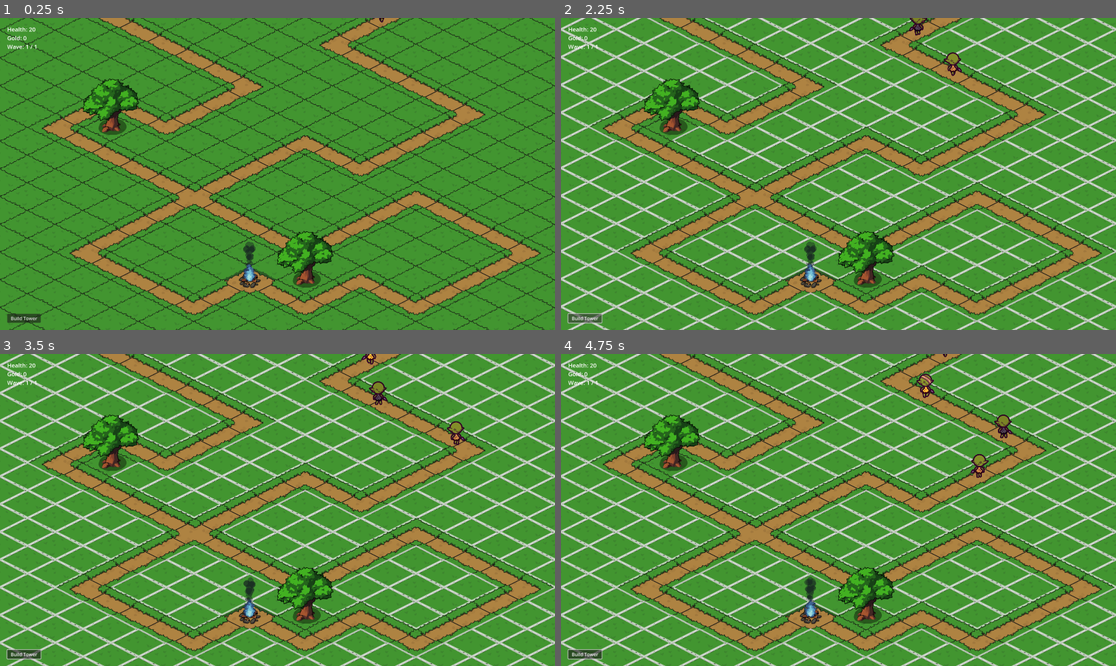
Above: before the commit, frames 1-4 (two rows, left to right).
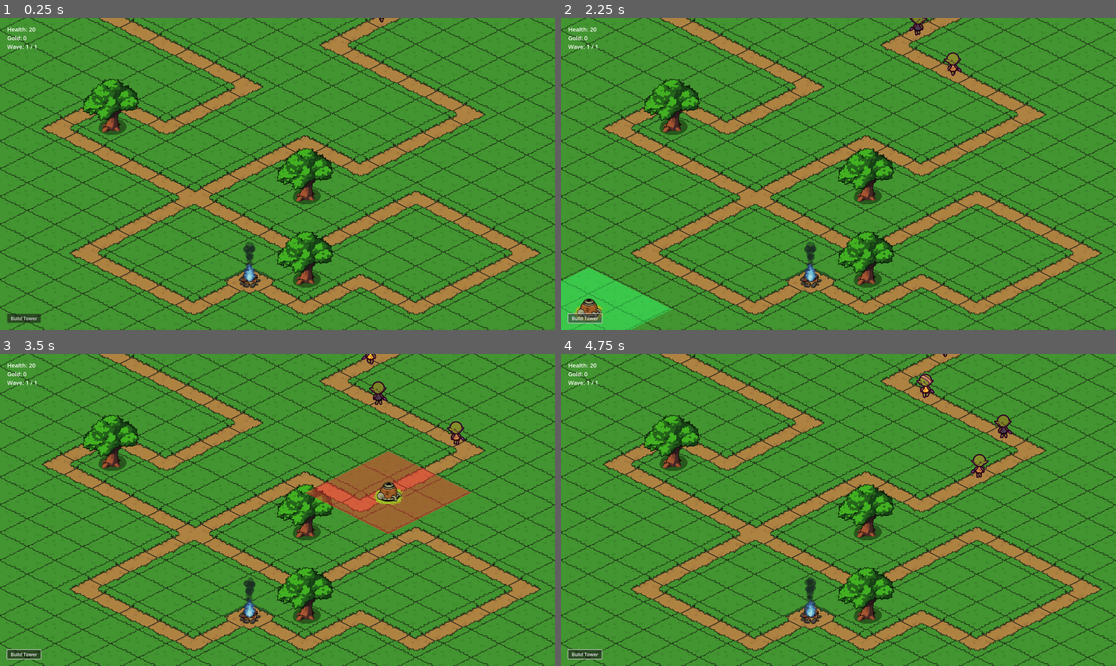
Above: after the commit, the same moments.

Repository: UnscriptedGames/td-prototype
Game: Godot game, scene res://Levels/Level 1/level_1.tscn
The game is run twice, just before and just after one commit, with the same random seed, the same clock (stepped at 60 frames per second) and the same inputs.
Inputs (mouse positions are in pixels of both pictures, inside the frame that each line leads up to):
- Up to frame 1 (0.25 s): no input
- Up to frame 2 (2.25 s): click "Build Tower" at 0.5 s; click "Build Tower" at 1.25 s; click "Build Tower" at 2 s
- Up to frame 3 (3.5 s): move the mouse to (399, 494) at 2.77 s; click (399, 494) at 2.92 s
- Up to frame 4 (4.75 s): move the mouse to (727, 525) at 3.52 s; click (727, 525) at 3.67 s; move the mouse to (894, 441) at 4.27 s; click (894, 441) at 4.42 s

The runs differ from the first frame. In frame 1, 1.0% of the frame differs, in the area x 49-61%, y 41-60%; in frame 2, 19%; in frame 3, 20%, in the area x 0-100%, y 0-100%; in frame 4, 17%.

Commit message:
Ghost Tower Creation and Placement Logic

Diff:
--- a/Entities/Enemies/Goblin/goblin_enemy.tscn
+++ b/Entities/Enemies/Goblin/goblin_enemy.tscn
@@ -1,6 +1,6 @@
 [gd_scene load_steps=4 format=3 uid="uid://dawi37fxxor7q"]
 
-[ext_resource type="PackedScene" uid="uid://br1v6v0da2v1n" path="res://Entities/Enemies/Template Enemy/template_enemy.tscn" id="1_ptqmb"]
+[ext_resource type="PackedScene" uid="uid://br1v6v0da2v1n" path="res://Entities/Enemies/TemplateEnemy/template_enemy.tscn" id="1_ptqmb"]
 [ext_resource type="Resource" uid="uid://drmee438quq6" path="res://Entities/Enemies/Goblin/goblin_enemy_data.tres" id="2_echq7"]
 [ext_resource type="SpriteFrames" uid="uid://dynno8esupq5" path="res://Entities/Enemies/Goblin/goblin_enemy_animations.tres" id="3_an7jk"]
 
--- a/Entities/Enemies/Goblin/goblin_enemy_data.tres
+++ b/Entities/Enemies/Goblin/goblin_enemy_data.tres
@@ -1,7 +1,7 @@
 [gd_resource type="Resource" script_class="EnemyData" load_steps=3 format=3 uid="uid://drmee438quq6"]
 
 [ext_resource type="SpriteFrames" uid="uid://dynno8esupq5" path="res://Entities/Enemies/Goblin/goblin_enemy_animations.tres" id="1_x4n50"]
-[ext_resource type="Script" uid="uid://b5ta2srmrxkqa" path="res://Entities/Enemies/Template Enemy/template_enemy_data.gd" id="2_x4n50"]
+[ext_resource type="Script" uid="uid://b5ta2srmrxkqa" path="res://Entities/Enemies/TemplateEnemy/template_enemy_data.gd" id="2_x4n50"]
 
 [resource]
 script = ExtResource("2_x4n50")
--- a/Entities/Enemies/Template Enemy/template_enemy.tscn
+++ b/Entities/Enemies/TemplateEnemy/template_enemy.tscn
@@ -1,9 +1,9 @@
 [gd_scene load_steps=6 format=3 uid="uid://br1v6v0da2v1n"]
 
-[ext_resource type="Texture2D" uid="uid://cw6payn2hyg8m" path="res://Entities/Enemies/Template Enemy/Assets/bar_shadow_round_outline_small.png" id="1_ejg2d"]
-[ext_resource type="Script" uid="uid://cou6jej7wqrx2" path="res://Entities/Enemies/Template Enemy/template_enemy.gd" id="1_pa3af"]
-[ext_resource type="Texture2D" uid="uid://efm7vnhsuk84" path="res://Entities/Enemies/Template Enemy/Assets/bar_round_small.png" id="2_pa3af"]
-[ext_resource type="SpriteFrames" uid="uid://br8obf1poanq3" path="res://Entities/Enemies/Template Enemy/template_enemy_animations.tres" id="2_u23yv"]
+[ext_resource type="Texture2D" uid="uid://cw6payn2hyg8m" path="res://Entities/Enemies/TemplateEnemy/Assets/bar_shadow_round_outline_small.png" id="1_ejg2d"]
+[ext_resource type="Script" uid="uid://cou6jej7wqrx2" path="res://Entities/Enemies/TemplateEnemy/template_enemy.gd" id="1_pa3af"]
+[ext_resource type="Texture2D" uid="uid://efm7vnhsuk84" path="res://Entities/Enemies/TemplateEnemy/Assets/bar_round_small.png" id="2_pa3af"]
+[ext_resource type="SpriteFrames" uid="uid://br8obf1poanq3" path="res://Entities/Enemies/TemplateEnemy/template_enemy_animations.tres" id="2_u23yv"]
 
 [sub_resource type="CapsuleShape2D" id="CapsuleShape2D_u23yv"]
 radius = 31.0
--- /dev/null
+++ b/Entities/Towers/BombTower/bomb_tower.tscn
@@ -0,0 +1,5 @@
+[gd_scene load_steps=2 format=3 uid="uid://tm8k7ow23cuu"]
+
+[ext_resource type="PackedScene" uid="uid://dijji12gvss7h" path="res://Entities/Towers/TemplateTower/template_tower.tscn" id="1_l7y83"]
+
+[node name="BombTower" instance=ExtResource("1_l7y83")]
--- /dev/null
+++ b/Entities/Towers/BombTower/bomb_tower_data.tres
@@ -0,0 +1,14 @@
+[gd_resource type="Resource" script_class="TowerData" load_steps=3 format=3 uid="uid://dvgo1u4245bj4"]
+
+[ext_resource type="Script" uid="uid://c8knfpcb8mutu" path="res://Entities/Towers/TowerData/tower_data.gd" id="1_bohe1"]
+[ext_resource type="PackedScene" uid="uid://tm8k7ow23cuu" path="res://Entities/Towers/BombTower/bomb_tower.tscn" id="1_i3lkk"]
+
+[resource]
+script = ExtResource("1_bohe1")
+tower_name = "Tower"
+cost = 5
+tower_range = 1
+damage = 10
+fire_rate = 1.0
+placed_tower_scene = ExtResource("1_i3lkk")
+metadata/_custom_type_script = "uid://c8knfpcb8mutu"
--- /dev/null
+++ b/Entities/Towers/GhostTower/ghost_tower.gd
@@ -0,0 +1,99 @@
+extends Node2D
+
+## A visual representation of a tower being placed. Follows the mouse and shows placement validity.
+
+@export var valid_color := Color("33ff6677") # Translucent Green
+@export var invalid_color := Color("ff333377") # Translucent Red
+
+# These will be set by the BuildManager when the ghost is created.
+var data: TowerData
+var grass_layer: TileMapLayer
+var objects_layer: TileMapLayer
+
+## Node References
+@onready var sprite: Sprite2D = $Sprite
+@onready var range_shape: CollisionPolygon2D = $Range/RangeShape
+@onready var range_visual: Polygon2D = $Range/RangeVisual
+
+## Internal State
+var is_placement_valid: bool = false
+
+
+## Called by the BuildManager to set up the ghost tower.
+func initialize(tower_data: TowerData, p_grass_layer: TileMapLayer, p_objects_layer: TileMapLayer) -> void:
+	data = tower_data
+	grass_layer = p_grass_layer
+	objects_layer = p_objects_layer
+
+	# Configure the ghost tower based on the provided data
+	if not is_instance_valid(data):
+		push_error("GhostTower is missing its TowerData!")
+		queue_free() # Can't function without data, so remove itself
+		return
+
+	sprite.texture = data.ghost_texture
+	_generate_range_polygon()
+
+
+## Called every frame. Updates position and validity.
+func _process(_delta: float) -> void:
+	# If the tower hasn't been initialized yet, do nothing.
+	if not is_instance_valid(grass_layer):
+		return
+
+	# Get the tile coordinate under the mouse
+	var mouse_pos := get_global_mouse_position()
+	var map_coords := grass_layer.local_to_map(grass_layer.to_local(mouse_pos))
+
+	# Snap the ghost tower's position to the center of that tile
+	var snapped_local_pos := grass_layer.map_to_local(map_coords)
+	global_position = grass_layer.to_global(snapped_local_pos)
+
+	# Update the validity check based on the same tile coordinate
+	_update_placement_validity(map_coords)
+
+
+## Checks tile data to determine if the current location is a valid build spot.
+func _update_placement_validity(map_coords: Vector2i) -> void:
+	# If the layer references haven't been set yet, do nothing.
+	if not is_instance_valid(grass_layer) or not is_instance_valid(objects_layer):
+		is_placement_valid = false
+		return
+
+	# Condition 1: Check if the grass tile is marked as 'buildable'
+	var is_buildable := false
+	var tile_data: TileData = grass_layer.get_cell_tile_data(map_coords)
+	if tile_data:
+		is_buildable = tile_data.get_custom_data("buildable")
+
+	# Condition 2: Check if the corresponding tile on the objects layer is empty
+	var is_empty := objects_layer.get_cell_source_id(map_coords) == -1
+
+	# Update state and visuals based on the checks
+	if is_buildable and is_empty:
+		is_placement_valid = true
+		#sprite.modulate = valid_color
+		range_visual.color = valid_color
+	else:
+		is_placement_valid = false
+		#sprite.modulate = invalid_color
+		range_visual.color = invalid_color
+
+
+## Calculates and sets the points for the range polygon and its visual representation.
+func _generate_range_polygon() -> void:
+	var points: PackedVector2Array = []
+	var half_tile_size := Vector2(192, 96)
+
+	# This calculation is from your working repository code
+	var range_in_tiles: float = data.tower_range + 0.5
+
+	# Calculate the vertices of the diamond shape
+	points.append(Vector2(0, -half_tile_size.y * range_in_tiles))
+	points.append(Vector2(half_tile_size.x * range_in_tiles, 0))
+	points.append(Vector2(0, half_tile_size.y * range_in_tiles))
+	points.append(Vector2(-half_tile_size.x * range_in_tiles, 0))
+
+	# Assign the same points to both the collision shape and the visual shape
+	range_shape.polygon = points
+	range_visual.polygon = points
--- /dev/null
+++ b/Entities/Towers/GhostTower/ghost_tower.tscn
@@ -0,0 +1,17 @@
+[gd_scene load_steps=2 format=3 uid="uid://d3ilyyujh1y78"]
+
+[ext_resource type="Script" uid="uid://crkprkhmybq47" path="res://Entities/Towers/GhostTower/ghost_tower.gd" id="1_k2vca"]
+
+[node name="GhostTower" type="Node2D"]
+z_index = 2
+script = ExtResource("1_k2vca")
+
+[node name="Sprite" type="Sprite2D" parent="."]
+z_index = 1
+
+[node name="Range" type="Area2D" parent="."]
+
+[node name="RangeShape" type="CollisionPolygon2D" parent="Range"]
+
+[node name="RangeVisual" type="Polygon2D" parent="Range"]
+color = Color(0.139, 0.823, 0.405, 0.75)
--- /dev/null
+++ b/Entities/Towers/TemplateTower/template_tower.gd
@@ -0,0 +1,10 @@
+extends Node2D
+class_name TemplateTower
+
+## The base script for all towers.
+
+@export var data: TowerData
+
+## Node References
+@onready var sprite: AnimatedSprite2D = $Sprite
+@onready var range_shape: CollisionPolygon2D = $Range/RangeShape
--- /dev/null
+++ b/Entities/Towers/TemplateTower/template_tower.tscn
@@ -0,0 +1,14 @@
+[gd_scene load_steps=2 format=3 uid="uid://dijji12gvss7h"]
+
+[ext_resource type="Script" uid="uid://dh0knpc7tu3b0" path="res://Entities/Towers/TemplateTower/template_tower.gd" id="1_kihhs"]
+
+[node name="TemplateTower" type="Node2D"]
+script = ExtResource("1_kihhs")
+
+[node name="Sprite" type="AnimatedSprite2D" parent="."]
+
+[node name="Range" type="Area2D" parent="."]
+
+[node name="RangeShape" type="CollisionPolygon2D" parent="Range"]
+
+[node name="RangeVisual" type="Polygon2D" parent="Range"]
--- /dev/null
+++ b/Entities/Towers/TowerData/placeholder_tower_data.tres
@@ -0,0 +1,16 @@
+[gd_resource type="Resource" script_class="TowerData" load_steps=4 format=3 uid="uid://klmeram0ahx3"]
+
+[ext_resource type="Texture2D" uid="uid://ce1aw8k3wpsqn" path="res://Entities/Towers/01.png" id="1_lcpqh"]
+[ext_resource type="Script" uid="uid://c8knfpcb8mutu" path="res://Entities/Towers/TowerData/tower_data.gd" id="2_b7ykc"]
+[ext_resource type="PackedScene" uid="uid://dijji12gvss7h" path="res://Entities/Towers/TemplateTower/template_tower.tscn" id="2_ic03x"]
+
+[resource]
+script = ExtResource("2_b7ykc")
+tower_name = "Tower"
+cost = 10
+tower_range = 1
+damage = 10
+fire_rate = 1.0
+ghost_texture = ExtResource("1_lcpqh")
+placed_tower_scene = ExtResource("2_ic03x")
+metadata/_custom_type_script = "uid://c8knfpcb8mutu"
--- /dev/null
+++ b/Entities/Towers/TowerData/tower_data.gd
@@ -0,0 +1,13 @@
+extends Resource
+class_name TowerData
+
+## Tower Properties
+@export var tower_name: String = "Tower"
+@export var cost: int = 10
+@export var tower_range: int = 1
+@export var damage: int = 10
+@export var fire_rate: float = 1.0 # Attacks per second
+
+## Scene & Asset References
+@export var ghost_texture: Texture2D
+@export var placed_tower_scene: PackedScene
--- a/Levels/Level 1/level_1.tscn
+++ b/Levels/Level 1/level_1.tscn
@@ -1,9 +1,9 @@
 [gd_scene load_steps=10 format=4 uid="uid://da4wggnk44ip2"]
 
-[ext_resource type="PackedScene" uid="uid://bir7iuxfukxsb" path="res://Levels/Template Level/template_level.tscn" id="1_qoc7r"]
+[ext_resource type="PackedScene" uid="uid://bir7iuxfukxsb" path="res://Levels/TemplateLevel/template_level.tscn" id="1_qoc7r"]
 [ext_resource type="TileSet" uid="uid://deanuyo4c5m1j" path="res://Levels/Tilesets/template_tileset.tres" id="2_b6u0k"]
 [ext_resource type="Resource" uid="uid://sct6jvx6tm1y" path="res://Levels/Level 1/level_1_data.tres" id="2_vbwyf"]
-[ext_resource type="Script" uid="uid://dql3pw67f5uhe" path="res://Levels/Template Level/path_data.gd" id="4_1n5yv"]
+[ext_resource type="Script" uid="uid://dql3pw67f5uhe" path="res://Levels/TemplateLevel/path_data.gd" id="4_1n5yv"]
 [ext_resource type="SpriteFrames" uid="uid://bkwi0pcvvdulg" path="res://Levels/Level 1/Assets/level_1_animations.tres" id="4_h4a6w"]
 
 [sub_resource type="Curve2D" id="Curve2D_h4a6w"]
@@ -33,18 +33,18 @@
 [node name="Level1" instance=ExtResource("1_qoc7r")]
 level_data = ExtResource("2_vbwyf")
 
-[node name="Grass" type="TileMapLayer" parent="TileMaps" index="1"]
+[node name="GrassLayer" type="TileMapLayer" parent="TileMaps" index="1"]
 y_sort_enabled = true
 tile_map_data = PackedByteArray("AAABAP//EgAAAAAAAAACAAAAEgAAAAAAAAACAAEAEgAAAAAAAAADAAIAEgAAAAAAAAADAAMAEgAAAAAAAAACAA …(3952 unchanged characters)…
 tile_set = ExtResource("2_b6u0k")
 
-[node name="Highlight" parent="TileMaps" index="2"]
+[node name="ObjectsLayer" type="TileMapLayer" parent="TileMaps" index="2"]
 y_sort_enabled = true
+tile_map_data = PackedByteArray("AAAFABIAAgAAAAAAAAABAAcAAgAAAAAAAAAFAAwAAgAAAAAAAAA=")
+tile_set = ExtResource("2_b6u0k")
 
-[node name="Objects" type="TileMapLayer" parent="TileMaps" index="3"]
+[node name="Enemies" parent="Entities" index="1"]
 y_sort_enabled = true
-tile_map_data = PackedByteArray("AAAFABIAAgAAAAAAAAABAAcAAgAAAAAAAAA=")
-tile_set = ExtResource("2_b6u0k")
 
 [node name="Spawn1" type="Path2D" parent="Paths" index="0"]
 curve = SubResource("Curve2D_h4a6w")
--- a/Levels/Level 1/level_1_data.tres
+++ b/Levels/Level 1/level_1_data.tres
@@ -1,6 +1,6 @@
 [gd_resource type="Resource" script_class="LevelData" load_steps=3 format=3 uid="uid://sct6jvx6tm1y"]
 
-[ext_resource type="Script" uid="uid://bcm5msgk0utl6" path="res://Levels/Template Level/template_data.gd" id="1_r0dwe"]
+[ext_resource type="Script" uid="uid://bcm5msgk0utl6" path="res://Levels/TemplateLevel/template_data.gd" id="1_r0dwe"]
 [ext_resource type="Resource" uid="uid://b8v0fb3y44xpf" path="res://Config/Waves/Level 1/lvl_1_wave_1.tres" id="2_xjje1"]
 
 [resource]
--- a/Levels/Template Level/template_level.gd
+++ b/Levels/TemplateLevel/template_level.gd
@@ -85,6 +85,9 @@
 
 ## Spawns a single enemy and attaches it to a path
 func _spawn_enemy(enemy_scene: PackedScene, path_node: Path2D) -> void:
+	# Get a reference to the container where we will place enemies
+	var enemies_container: Node2D = get_node("Entities/Enemies")
+
 	# Get an enemy from the object pool instead of instantiating
 	var enemy: TemplateEnemy = ObjectPoolManager.get_object(enemy_scene) as TemplateEnemy
 	if not is_instance_valid(enemy):
@@ -100,11 +103,11 @@
 	path_follow.loop = false
 	path_node.add_child(path_follow)
 
-	# Assign the path_follow node to the enemy, so it knows where to get its position
+	# Give the enemy a reference to the PathFollow2D
 	enemy.path_follow = path_follow
-
-	# Add the enemy to the Entities container for Y-sorting
-	entities.add_child(enemy)
+	# Add the enemy to our new container
+	enemies_container.add_child(enemy)
+	enemy.global_position = path_node.global_position
 
 	# Enable processing now that the enemy is set up
 	enemy.set_process(true)
--- a/Levels/Template Level/template_level.tscn
+++ b/Levels/TemplateLevel/template_level.tscn
@@ -1,9 +1,10 @@
-[gd_scene load_steps=5 format=4 uid="uid://bir7iuxfukxsb"]
+[gd_scene load_steps=6 format=4 uid="uid://bir7iuxfukxsb"]
 
-[ext_resource type="Script" uid="uid://6irywbbrglw3" path="res://Levels/Template Level/template_level.gd" id="1_f16nf"]
+[ext_resource type="Script" uid="uid://6irywbbrglw3" path="res://Levels/TemplateLevel/template_level.gd" id="1_f16nf"]
 [ext_resource type="TileSet" uid="uid://deanuyo4c5m1j" path="res://Levels/Tilesets/template_tileset.tres" id="1_ser8i"]
 [ext_resource type="PackedScene" uid="uid://qy230vei6n8p" path="res://UI/HUD/level_hud.tscn" id="3_sv07c"]
 [ext_resource type="Script" uid="uid://cyy8netls8x7r" path="res://Systems/BuildManager/build_manager.gd" id="3_x6qrl"]
+[ext_resource type="PackedScene" uid="uid://d3ilyyujh1y78" path="res://Entities/Towers/GhostTower/ghost_tower.tscn" id="4_gxwin"]
 
 [node name="TemplateLevel" type="Node2D"]
 y_sort_enabled = true
@@ -12,17 +13,19 @@
 [node name="TileMaps" type="Node2D" parent="."]
 y_sort_enabled = true
 
-[node name="Ground" type="TileMapLayer" parent="TileMaps"]
+[node name="GroundLayer" type="TileMapLayer" parent="TileMaps"]
 z_index = -1
 y_sort_enabled = true
 tile_map_data = PackedByteArray("AAD/////AAAAAAAAAAD//wEAAAAAAAAAAAD//wMAAAAAAAAAAAD//wUAAAAAAAAAAAD//wcAAAAAAAAAAAD//w …(3952 unchanged characters)…
 tile_set = ExtResource("1_ser8i")
 
-[node name="Highlight" type="TileMapLayer" parent="TileMaps"]
-tile_set = ExtResource("1_ser8i")
-
 [node name="Entities" type="Node2D" parent="."]
 y_sort_enabled = true
+
+[node name="Towers" type="Node2D" parent="Entities"]
+y_sort_enabled = true
+
+[node name="Enemies" type="Node2D" parent="Entities"]
 
 [node name="Paths" type="Node2D" parent="."]
 
@@ -30,6 +33,6 @@
 
 [node name="BuildManager" type="Node2D" parent="."]
 script = ExtResource("3_x6qrl")
-highlight_source_id = 4
+ghost_tower_scene = ExtResource("4_gxwin")
 
 [node name="LevelHUD" parent="." instance=ExtResource("3_sv07c")]
--- a/Systems/BuildManager/build_manager.gd
+++ b/Systems/BuildManager/build_manager.gd
@@ -2,18 +2,18 @@
 
 ## Manages the tower building process, including ghost towers and placement validation.
 
-@export var highlight_source_id: int = -1 ## Set this in the Inspector!
+@export var ghost_tower_scene: PackedScene ## Set this in the Inspector!
 
 ## Internal State
 var _is_in_build_mode: bool = false
-const _HIGHLIGHT_ATLAS_COORDS := Vector2i(0, 0)
+var _active_ghost_tower: Node2D
+const TOWER_DATA_PLACEHOLDER = preload("res://Entities/Towers/TowerData/placeholder_tower_data.tres")
 
 ## Node References
-@onready var hud: CanvasLayer = get_node("../LevelHUD") # Make sure this matches your HUD node's name
-@onready var tile_maps_node: Node2D = get_node("../TileMaps")
-@onready var grass_layer: TileMapLayer = tile_maps_node.get_node("Grass")
-@onready var objects_layer: TileMapLayer = tile_maps_node.get_node("Objects")
-@onready var highlight_layer: TileMapLayer = tile_maps_node.get_node("Highlight")
+@onready var hud: CanvasLayer = get_node("../LevelHUD")
+@onready var towers_container: Node2D = get_node("../Entities/Towers")
+@onready var grass_layer: TileMapLayer = get_node("../TileMaps/GrassLayer")
+@onready var objects_layer: TileMapLayer = get_node("../TileMaps/ObjectsLayer")
 
 
 ## Called when the node enters the scene tree.
@@ -23,45 +23,68 @@
 		hud.build_tower_requested.connect(_on_build_tower_requested)
 
 
+## Listens for player input during build mode.
+func _unhandled_input(event: InputEvent) -> void:
+	# Only run this logic if we are actively in build mode.
+	if not _is_in_build_mode or not is_instance_valid(_active_ghost_tower):
+		return
+
+	# If Right Mouse Button or Escape is pressed, cancel the build.
+	var is_cancel_key: bool = event.is_action_pressed("ui_cancel")
+	var is_right_click: bool = event is InputEventMouseButton and event.button_index == MOUSE_BUTTON_RIGHT and event.is_pressed()
+
+	if is_cancel_key or is_right_click:
+		_exit_build_mode()
+		get_viewport().set_input_as_handled() # Stop the event from propagating
+		return
+
+	# If Left Mouse Button is pressed, try to place the tower.
+	if event is InputEventMouseButton and event.button_index == MOUSE_BUTTON_LEFT and event.is_pressed():
+		# Check if the ghost tower says the location is valid.
+		if _active_ghost_tower.is_placement_valid:
+			var tower_data: TowerData = TOWER_DATA_PLACEHOLDER
+
+			place_tower(tower_data, _active_ghost_tower.global_position)
+
+			_exit_build_mode()
+
+		get_viewport().set_input_as_handled()
+
+
 ## Toggles build mode when the button is pressed.
 func _on_build_tower_requested() -> void:
-	_is_in_build_mode = not _is_in_build_mode
+	# If we are already in build mode, cancel it.
+	if _is_in_build_mode:
+		_exit_build_mode()
+		return
 
-	if _is_in_build_mode:
-		_show_buildable_tiles()
-	else:
-		_hide_buildable_tiles()
+	# If we are not in build mode, start it.
+	_is_in_build_mode = true
+
+	# Create and configure the ghost tower
+	if ghost_tower_scene:
+		_active_ghost_tower = ghost_tower_scene.instantiate()
+		add_child(_active_ghost_tower)
+		_active_ghost_tower.initialize(TOWER_DATA_PLACEHOLDER, grass_layer, objects_layer)
 
 
-## Shows all valid buildable locations on the highlight layer.
-func _show_buildable_tiles() -> void:
-	if highlight_source_id == -1:
-		push_error("Highlight Source ID is not set in the BuildManager's Inspector.")
+## Cleans up and exits the build mode state.
+func _exit_build_mode() -> void:
+	_is_in_build_mode = false
+	if is_instance_valid(_active_ghost_tower):
+		_active_ghost_tower.queue_free()
+		_active_ghost_tower = null
+
+
+## Instantiates and places the final tower.
+func place_tower(tower_data: TowerData, position: Vector2) -> void:
+	if not tower_data.placed_tower_scene:
+		push_error("Attempted to place an invalid tower scene. Check the TowerData resource.")
 		return
 
-	# Get the rectangle of all used cells in the grass layer
-	var used_cells := grass_layer.get_used_cells()
+	var new_tower := tower_data.placed_tower_scene.instantiate()
+	new_tower.global_position = position
+	towers_container.add_child(new_tower)
 
-	for cell_coords in used_cells:
-		var tile_data: TileData = grass_layer.get_cell_tile_data(cell_coords)
-
-		# Condition 1: Check if the grass tile is marked as 'buildable'
-		var is_buildable := false
-		if tile_data:
-			is_buildable = tile_data.get_custom_data("buildable")
-
-		# Condition 2: Check if the corresponding tile on the objects layer is empty
-		var is_empty := objects_layer.get_cell_source_id(cell_coords) == -1
-
-		# If both conditions are met, paint a highlight tile
-		if is_buildable and is_empty:
-			highlight_layer.set_cell(
-				cell_coords,
-				highlight_source_id, # Use the exported variable
-				_HIGHLIGHT_ATLAS_COORDS
-			)
-
-
-## Hides all highlights by clearing the layer.
-func _hide_buildable_tiles() -> void:
-	highlight_layer.clear()
+	# Deduct cost from player's currency
+	GameManager.remove_currency(tower_data.cost)
Renamed: Entities/Enemies/Template Enemy/Assets/bar_round_small.png -> Entities/Enemies/TemplateEnemy/Assets/bar_round_small.png
Not shown, changed: Entities/Enemies/TemplateEnemy/Assets/bar_round_small.png.import
Renamed: Entities/Enemies/Template Enemy/Assets/bar_shadow_round_outline_small.png -> Entities/Enemies/TemplateEnemy/Assets/bar_shadow_round_outline_small.png
Not shown, changed: Entities/Enemies/TemplateEnemy/Assets/bar_shadow_round_outline_small.png.import
Renamed: Entities/Enemies/Template Enemy/template_enemy.gd -> Entities/Enemies/TemplateEnemy/template_enemy.gd
Renamed: Entities/Enemies/Template Enemy/template_enemy.gd.uid -> Entities/Enemies/TemplateEnemy/template_enemy.gd.uid
Not shown: 1 places in Entities/Enemies/TemplateEnemy/template_enemy_animations.tres that only renumber resources
Renamed: Entities/Enemies/Template Enemy/template_enemy_data.gd -> Entities/Enemies/TemplateEnemy/template_enemy_data.gd
Renamed: Entities/Enemies/Template Enemy/template_enemy_data.gd.uid -> Entities/Enemies/TemplateEnemy/template_enemy_data.gd.uid
Binary file added: Entities/Towers/01.png
Not shown, added: Entities/Towers/01.png.import
Not shown, added: Entities/Towers/GhostTower/ghost_tower.gd.uid
(and 7 more such lines)
